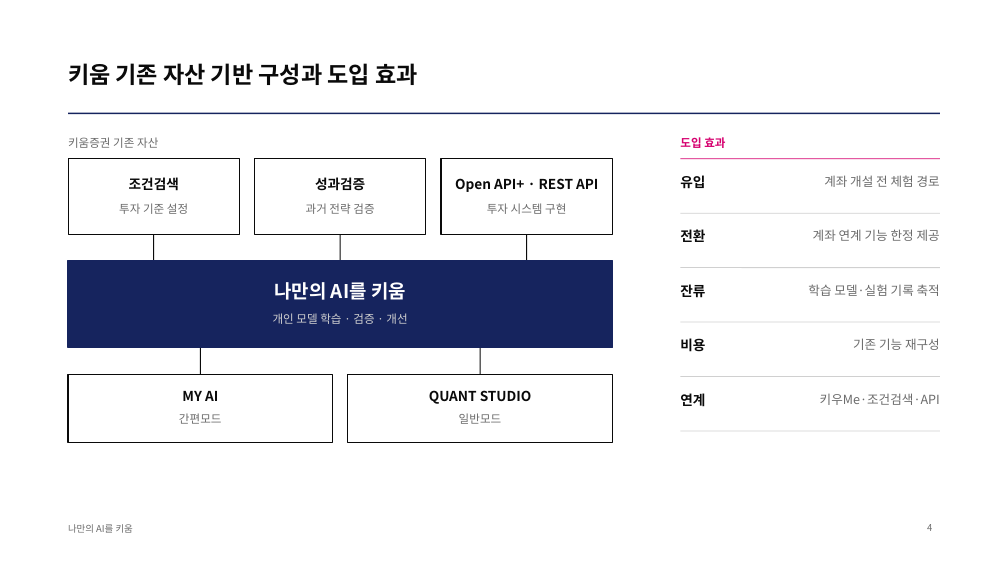
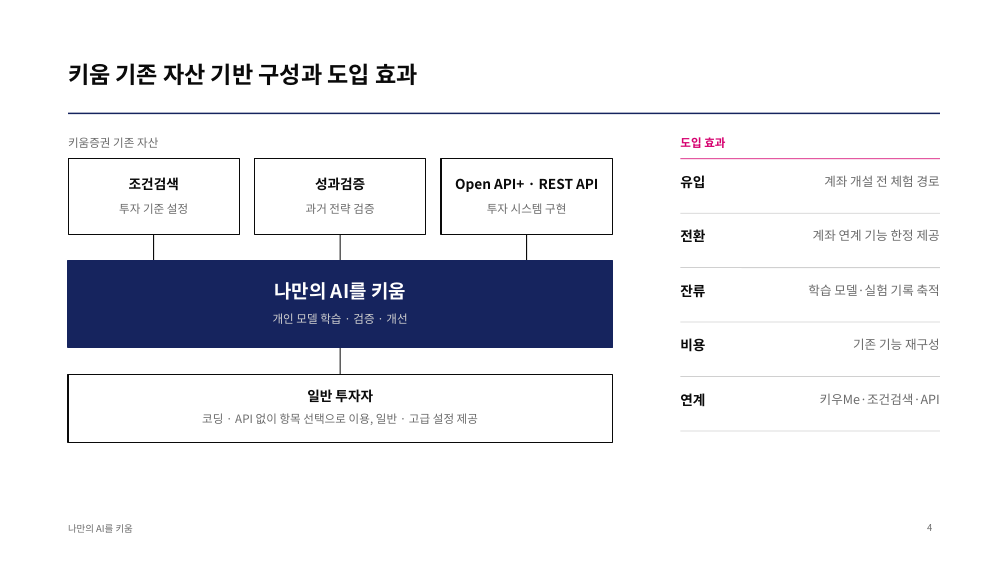
Before and after one commit to kjhoeakjy/why-kw, a slide deck: slide 4 of docs/deck/WhyKiwoom_AI_FACTORY.pptx. Drawn at 1008x567 pixels with LibreOffice and Linux fonts; fonts in the diff are those of the drawing. Boxes give left, top, right and bottom in pixels: in the first picture for what was removed or moved away, otherwise in the second. Text is boxed around its words. In the diff, an @@ line names an element or a change of style, - is before the commit and + after.

```diff
--- a/docs/deck/WhyKiwoom_AI_FACTORY.pptx
+++ b/docs/deck/WhyKiwoom_AI_FACTORY.pptx
@@ line removed from (200, 348) to (200, 374) @@
@@ line moved from (480, 348) - (480, 374) to (340, 348) - (340, 374) @@
@@ rectangle: place and size @@
-rectangle at box(68, 374, 333, 442)
+rectangle at box(68, 374, 613, 442)
@@ text added at box(307, 389, 373, 403), 13 pt, text #0A0A0A, bold @@
+일반 투자자
@@ rectangle removed at box(348, 374, 613, 442) @@
@@ text removed at box(179, 413, 222, 424) @@
-간편모드
@@ text removed at box(182, 391, 218, 401) @@
-MY AI
@@ text added at box(202, 413, 478, 425), 11 pt, text #6B6B6B @@
+코딩 · API 없이 항목 선택으로 이용, 일반 · 고급 설정 제공
@@ text removed at box(429, 390, 532, 404) @@
-QUANT STUDIO
@@ text removed at box(459, 413, 502, 424) @@
-일반모드
```
Also in this commit, not shown: 1 other slide changed, 9 other files.
